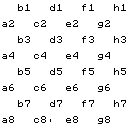
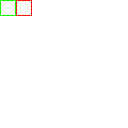
Layered file, before and after one edit (128x128). Changes by layer:
added layer "icons copy" above "icons" over [16, 0, 32, 16]
added layer "icons" above "lowercase" over [0, 0, 16, 16]
hid "lowercase" over [2, 4, 126, 124]
